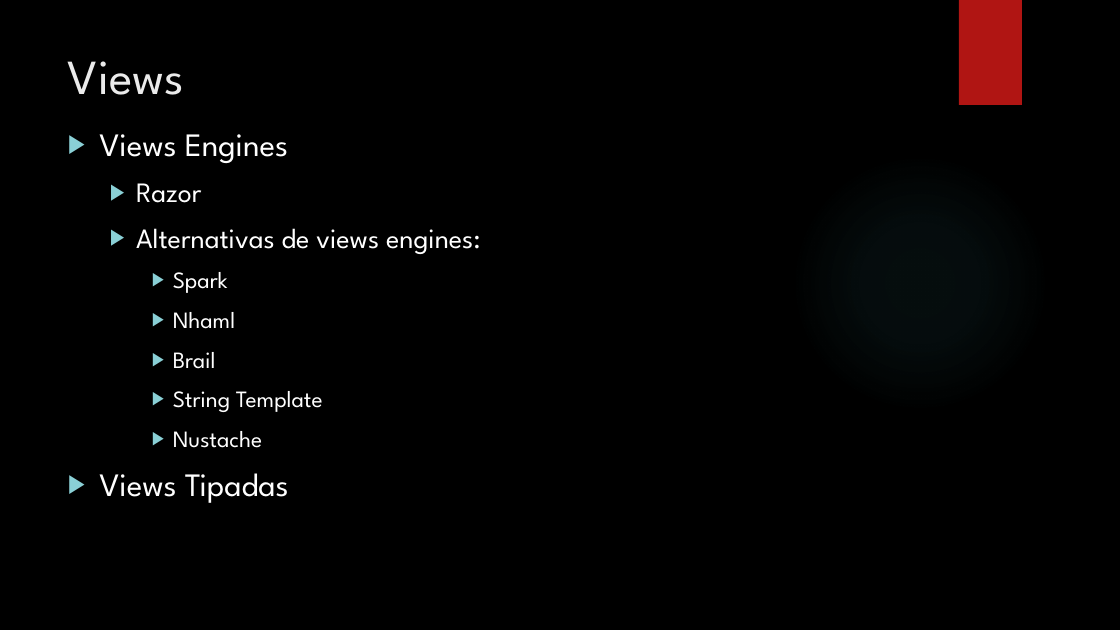
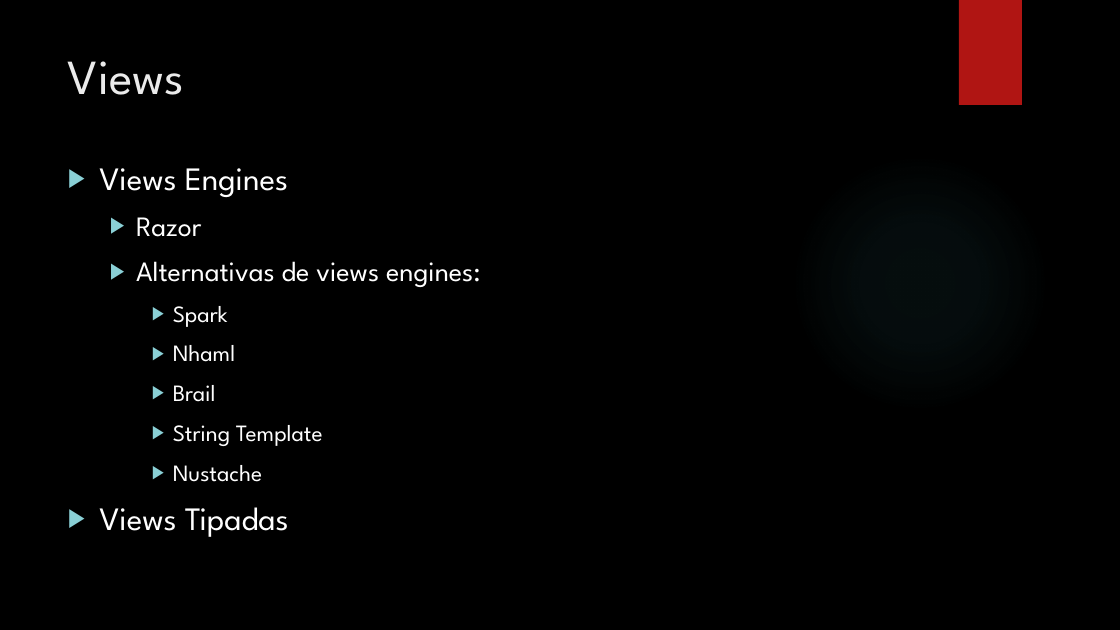
Before and after one commit to leolana/AspnetMvcLab, a slide deck: slide 13 of Presentation/AspNetMvc.pptx. Drawn at 1120x630 pixels with LibreOffice and Linux fonts; fonts in the diff are those of the drawing; background and template pictures are left out. Boxes give left, top, right and bottom in pixels: in the first picture for what was removed or moved away, otherwise in the second. Text is boxed around its words. In the diff, an @@ line names an element or a change of style, - is before the commit and + after.

```diff
--- a/Presentation/AspNetMvc.pptx
+++ b/Presentation/AspNetMvc.pptx
@@ text "Views Engines" moved from (x1=99, y1=134, x2=481, y2=503) to (x1=99, y1=168, x2=481, y2=537) @@
```
Also in this commit, not shown: 7 other slides changed, 6 other files.
